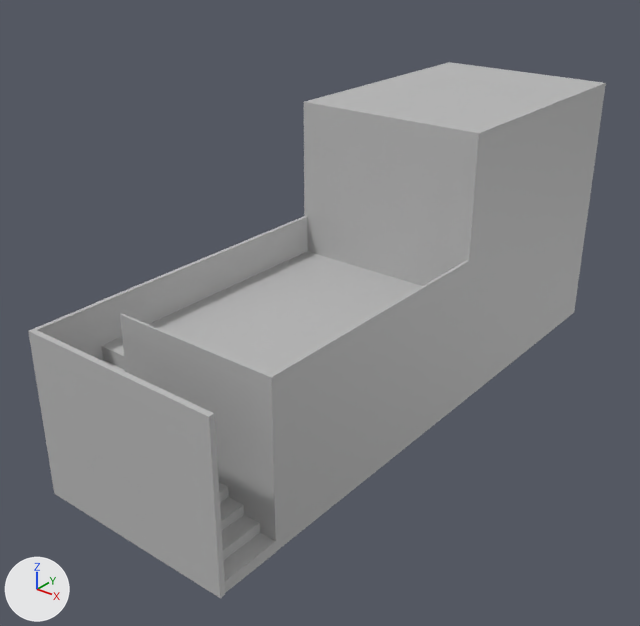
Two versions of the FBX model Models/Kontor_dorr_tramppa/office_building.fbx, one commit apart.
Before and after are seen from a 50 mm lens placed at (11.84, -17.27, 12.0), pointed at (-0.36, -2.03, 2.55). Lighting does not change. The marker at lower left points along +X, +Y and +Z. Where no turn or scale is listed for an object, it has been applied to the vertices.

Names of what the first picture shows: 'office_building'.
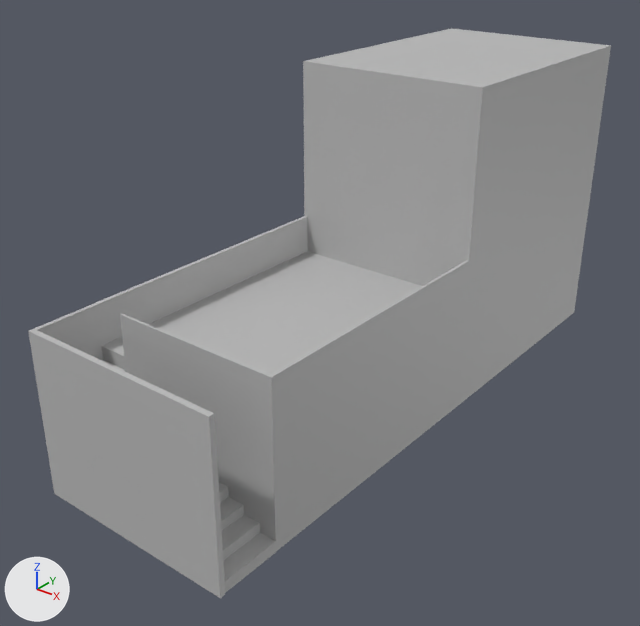
The edits, one by one:
me_mesh has 145 vertices, 85 faces and spans x -2.5..2.5, y -7.8..7.8, z -3.5..3.5.
me_mesh is used by ob_office_building; location (0.03, -0.81, 3.53).
me_mesh part 1: all 10 vertices in x -2.5..2.5, y 0.8..7.8, z 3.5 are moved by (0.0, 0.0, 1.0).

Pixel boxes [x1, y1, x2, y2] of what changed, in the pictures (640 x 626 px; the box of a moved part takes in the faces that stretch with it):
'office_building', reshaped (6% taller)
    before: [28, 62, 606, 598]
    after: [28, 28, 611, 598]
part 1 of me_mesh, moved or reshaped
    before: [304, 62, 606, 299]
    after: [303, 28, 611, 299]
